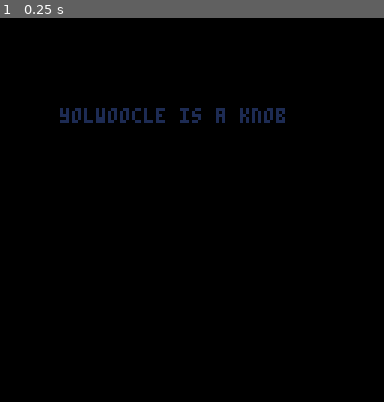
Above: before the commit, frame 1.
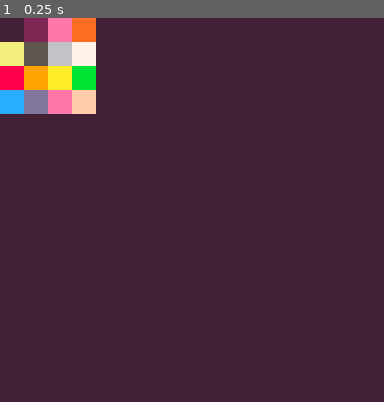
Above: after the commit, the same moment.

Repository: Yolwoocle/minijam_112
Game: PICO-8 cartridge minijam112.p8
The game is run twice, just before and just after one commit, with the same random seed, the same clock (stepped at 60 frames per second) and the same inputs.
Inputs:
- Up to frame 1 (0.25 s): no input

The runs differ from the first frame. In frame 1, 100% of the frame differs, in the area x 0-100%, y 0-100%.

Commit message:
Update minijam112.p8

Diff:
--- a/minijam112.p8
+++ b/minijam112.p8
@@ -5,6 +5,9 @@
 
 function _init()
 	t=0
+	pal({[0]=130,2,14,137,135},1)
+	poke(0x5f2e,1)
+
 end
 
 -->8
@@ -19,12 +22,26 @@
 function _draw()
 	--
 	cls(0)
-	print("yolwoocle is a knob",20,30,t%15)
+	sspr(0,0,8,8,0,0,32,32)
 end
+-->8
+--
+-->8
+--
+-->8
+--
+-->8
+--
+-->8
+--
 __gfx__
-00000000000000000000000000000000000000000000000000000000000000000000000000000000000000000000000000000000000000000000000000000000
-00000000000000000000000000000000000000000000000000000000000000000000000000000000000000000000000000000000000000000000000000000000
-00700700000000000000000000000000000000000000000000000000000000000000000000000000000000000000000000000000000000000000000000000000
-00077000000000000000000000000000000000000000000000000000000000000000000000000000000000000000000000000000000000000000000000000000
-00077000000000000000000000000000000000000000000000000000000000000000000000000000000000000000000000000000000000000000000000000000
-00700700000000000000000000000000000000000000000000000000000000000000000000000000000000000000000000000000000000000000000000000000
+00112233000000000000000000000000000000000000000000000000000000000000000000000000000000000000000000000000000000000000000000000000
+00112233000000000000000000000000000000000000000000000000000000000000000000000000000000000000000000000000000000000000000000000000
+44556677000000000000000000000000000000000000000000000000000000000000000000000000000000000000000000000000000000000000000000000000
+44556677000000000000000000000000000000000000000000000000000000000000000000000000000000000000000000000000000000000000000000000000
+8899aabb000000000000000000000000000000000000000000000000000000000000000000000000000000000000000000000000000000000000000000000000
+8899aabb000000000000000000000000000000000000000000000000000000000000000000000000000000000000000000000000000000000000000000000000
+ccddeeff000000000000000000000000000000000000000000000000000000000000000000000000000000000000000000000000000000000000000000000000
+ccddeeff000000000000000000000000000000000000000000000000000000000000000000000000000000000000000000000000000000000000000000000000
+__map__
+0000000000000000000000000500000000000000000000000000000000000000000000000000000000000000000000000000000000000000000000000000000000000000000000000000000000000000000000000000000000000000000000000000000000000000000000000000000000000000000000000000000000000000
